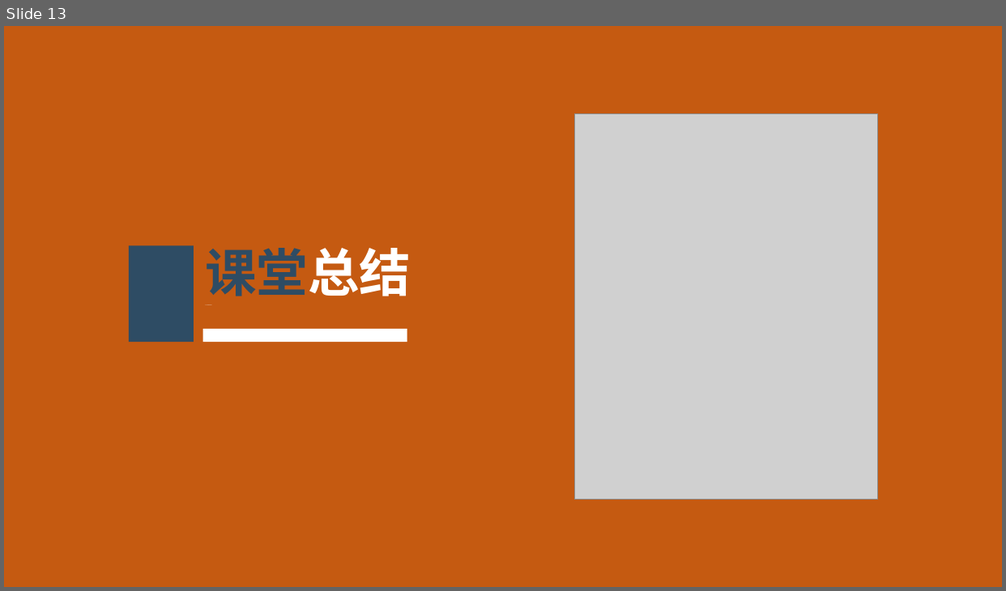
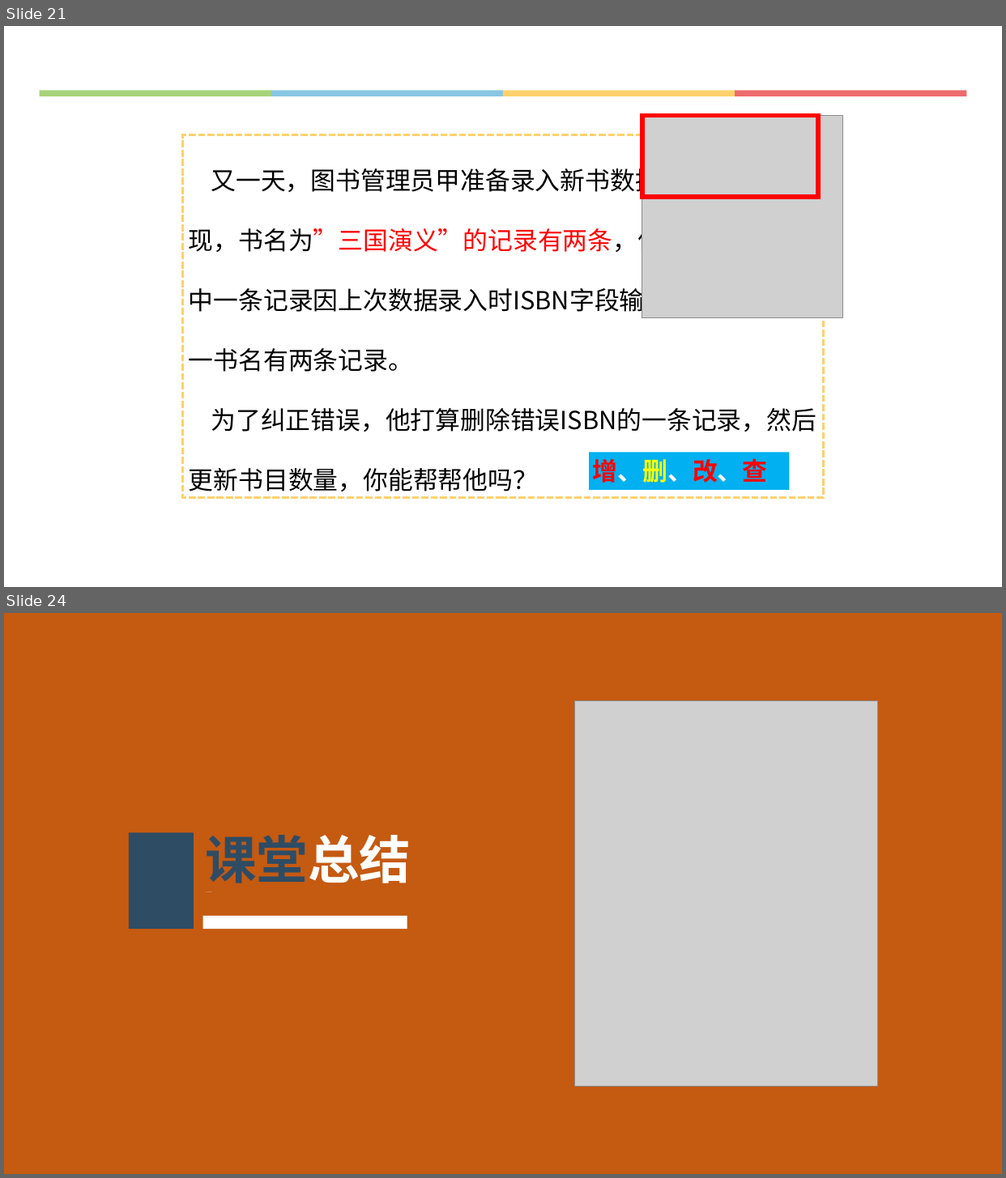
Before and after one commit to hongm32/2020design, a slide deck: 【第40课】信息系统的数据处理/【第40课】信息系统的数据处理.pptx. Shown one above the other, each under a label of ours: slide 13 before the commit, slides 21 and 24 after it; the slides between them are not shown. The pictures are 1006x591 and 1006x1178 pixels, drawn with LibreOffice and Linux fonts; fonts in the diff are those of the drawing; grey boxes stand for pictures. Boxes give left, top, right and bottom in pixels: in the first picture for what was removed or moved away, otherwise in the second. Text is boxed around its words. In the diff, an @@ line names an element or a change of style, - is before the commit and + after.

Commit message:
更新《【第42课】信息系统从无到有》相关资源

```diff
--- a/【第40课】信息系统的数据处理/【第40课】信息系统的数据处理.pptx
+++ b/【第40课】信息系统的数据处理/【第40课】信息系统的数据处理.pptx
@@ slide 21 added at (x1=4, y1=26, x2=1002, y2=587), background #FFFFFF @@
@@ group added at (x1=39, y1=90, x2=967, y2=96): 4 rectangles @@
@@ picture added at (x1=641, y1=116, x2=843, y2=318) @@
@@ rectangle added at (x1=641, y1=116, x2=818, y2=198), outline #FF0000 4.5 pt @@
@@ rectangle added at (x1=183, y1=135, x2=823, y2=498), outline #FED16C 2.25 pt dashed, 24 pt, text #000000 @@
+又一天，图书管理员甲准备录入新书数据，在查询时发现，书名为”三国演义”的记录有两条，仔细审查发现其中一条记录因上次数据录入时ISBN字段输入错误，导致同一书名有两条记录。
+为了纠正错误，他打算删除错误ISBN的一条记录，然后更新书目数量，你能帮帮他吗？
@@ rectangle added at (x1=590, y1=453, x2=790, y2=490), fill #00B0F0, 24 pt, text #FF0000, bold @@
+增、删、改、查
@@ what was slide 13 is now slide 24 @@
```
Also in this commit, not shown: 11 other slides added, 4 other files.
